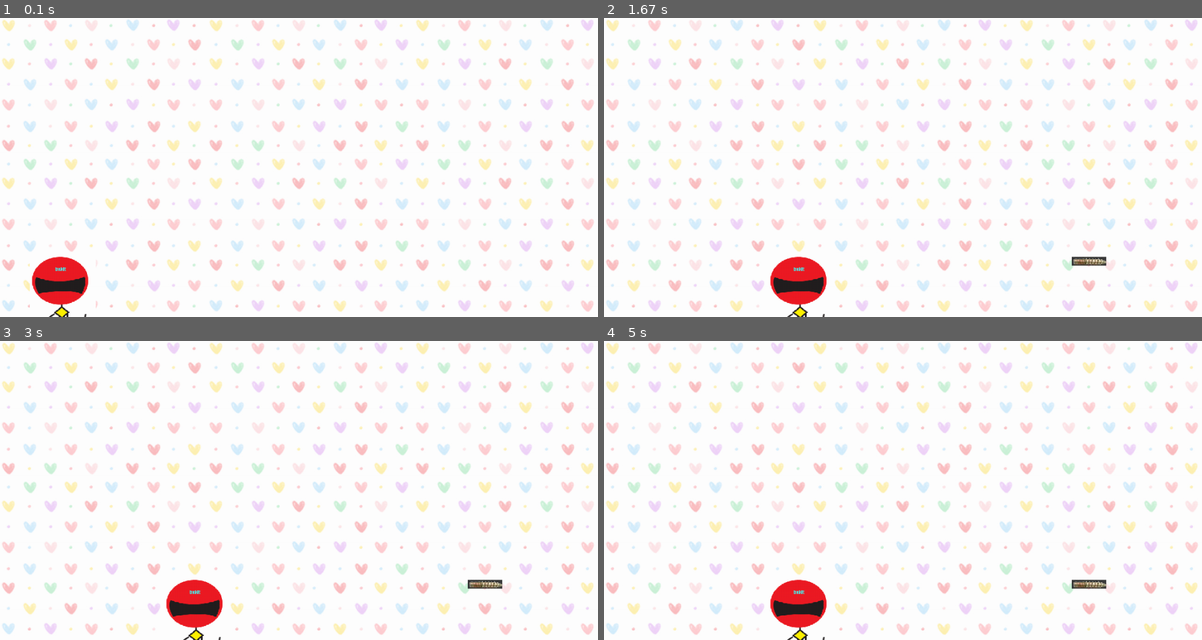
Above: before the commit, frames 1-4 (two rows, left to right).
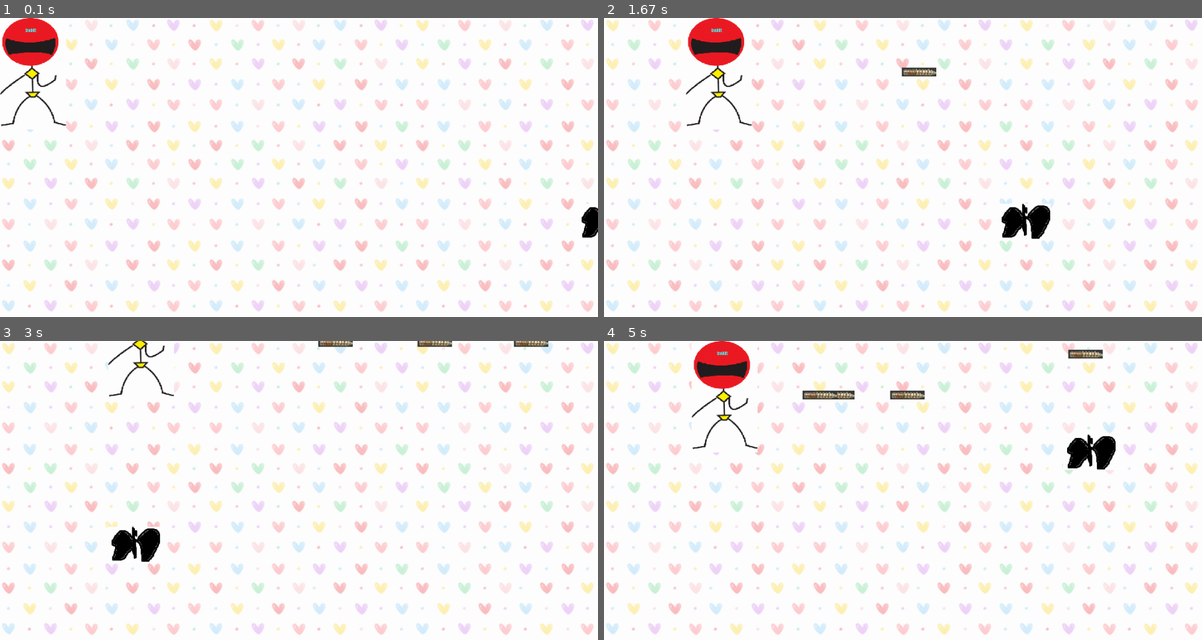
Above: after the commit, the same moments.

Repository: Circler-K/Pygame-first
Game: pygame game, started from Firstgame.py
Two runs of this game, one before a commit and one after it. Both use one fixed random seed, a clock stepped at 60 frames per second and the inputs below.
Inputs:
- Up to frame 1 (0.1 s): no input
- Up to frame 2 (1.67 s): hold Ctrl 0.33-0.8 s; hold Right 0.33-0.8 s; tap Space at 0.83 s
- Up to frame 3 (3 s): hold Up 1.67-2.13 s; tap Ctrl at 1.73, 2.03, 2.23, 2.53, 2.73 s; hold Right 2.17-2.63 s; hold Left from 2.67 s (still down)
- Up to frame 4 (5 s): tap Ctrl at 3.03, 3.3, 3.63, 3.93, 4.47, 4.77 s; release Left at 3.2 s; hold Down 3.23-3.53 s; hold Left 3.57-3.97 s; tap Space at 3.72 s; hold Right from 4.4 s (still down)

The runs differ from the first frame. In frame 1, 3.5% of the frame differs, in the area x 0-100%, y 0-100%; in frame 2, 4.4%; in frame 3, 3.2%; in frame 4, 4.9%, in the area x 14-86%, y 0-100%.

Commit message:
have to add more rules

Diff:
--- a/Firstgame.py
+++ b/Firstgame.py
@@ -8,21 +8,22 @@
 
 
 def drawObject(obj,temp_x,temp_y):
-	global gamepad, clock, JollaMan_img, background_img, bat_img,bullet_img
+	global gamepad
 	gamepad.blit(obj,(temp_x,temp_y))
 
 def runGame():
 	global gamepad, clock, JollaMan_img, background_img, bat_img, bullet_img
-	JollaMan_x = pad_width*0.05
-	JollaMan_y = pad_height*0.8
+	JollaMan_x = 0
+	JollaMan_y = 0
 	JollaMan_x_change = 0
 	JollaMan_y_change = 0
 
-	bat_x =  pad_width
+	bat_x = pad_width
 	bat_y = random.randrange(0,pad_height)
 
 	bullet_xy = []
 
+	isStriked = False
 	crashed = False
 	while not crashed:
 		for event in pygame.event.get():
@@ -40,16 +41,20 @@
 				elif event.key == pygame.K_RIGHT:
 					JollaMan_x_change += 5
 				elif event.key == pygame.K_LCTRL:
-					bullet_x = JollaMan_x
-					bullet_y = JollaMan_y
+					bullet_x = JollaMan_x+60
+					bullet_y = JollaMan_y +85
 					bullet_xy.append([bullet_x,bullet_y])
-					print(bullet_xy)
 				elif event.key == pygame.K_SPACE:
-					sleep(5)
+					sleep(1)
 			elif event.type == pygame.KEYUP:
 				if event.key == pygame.K_UP or event.key == pygame.K_DOWN or event.key == pygame.K_LEFT or event.key == pygame.K_RIGHT:
 					JollaMan_x_change=0
 					JollaMan_y_change=0
+
+
+		#게임패드 그리기
+		gamepad.fill(WHITE)
+		drawObject(background_img,0,0)
 
 
 		#박쥐 그리기
@@ -57,32 +62,46 @@
 		if bat_x <=0:
 			bat_x = pad_width
 			bat_y = random.randrange(0,pad_height)
-		drawObject(bat_img,bat_x,bat_y)
 
 		#총알 계산
 		if len(bullet_xy)!=0:
 			for i,bxy in enumerate(bullet_xy):
 				bxy[0]+=15
 				bullet_xy[i][0] = bxy[0]
+				if bxy[0] > bat_x:
+					if bxy[1] > bat_y and bxy[1] <= bat_y+75:
+						bullet_xy.remove(bxy)
+						isStriked = True
+				drawObject(bullet_img,bxy[0],bxy[1])
 				if bxy[0]>= pad_width:
 					bullet_xy.remove(bxy)
 
-
-		#게임패드 그리기
-		gamepad.fill(WHITE)
-		drawObject(background_img,0,0)
 
 		#졸라맨 그리기
 		JollaMan_x+=JollaMan_x_change
 		JollaMan_y+=JollaMan_y_change
 		drawObject(JollaMan_img,JollaMan_x,JollaMan_y)
-		pygame.display.update()
-		clock.tick(100)
+
+
+		clock.tick(60)
+
 
 		#총알 그리기
 		if len(bullet_xy)!=0:
 			for bx,by in bullet_xy:
 				drawObject(bullet_img,bx,by)
+		# 총알 충돌
+		if not isStriked:
+			drawObject(bat_img,bat_x,bat_y)
+		else:
+			bat_x = pad_width
+			bat_y = random.randrange(0,pad_height)
+			isStriked = False
+
+		#디스플레이 업데이트!, 항상 마지막에
+		pygame.display.update()
+
+
 	pygame.quit()
 	quit()
 
Not shown, changed: README.md
